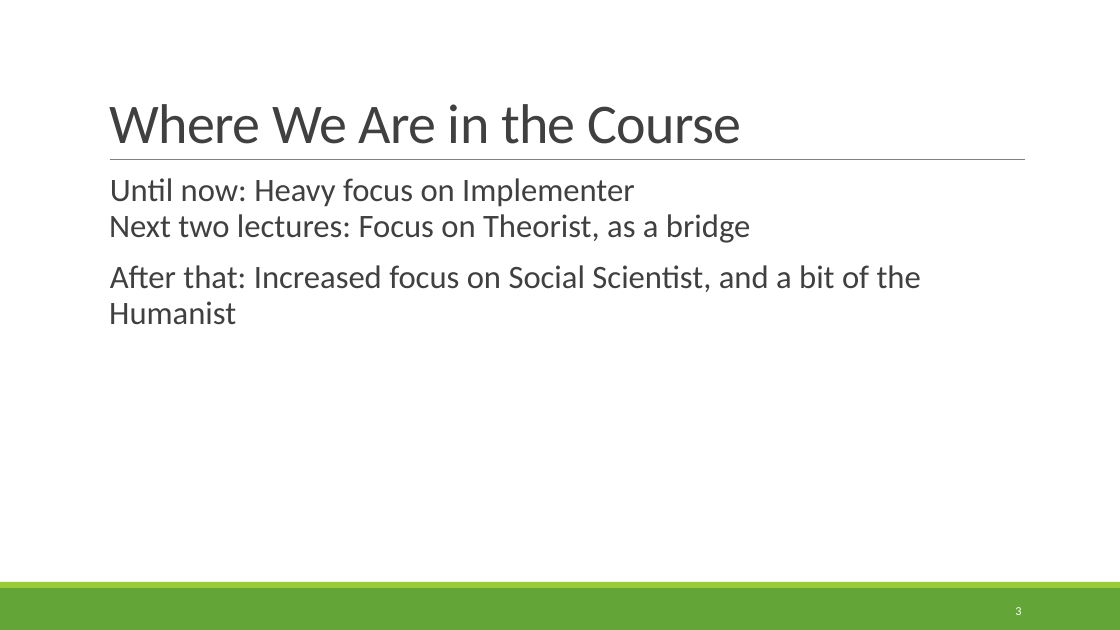
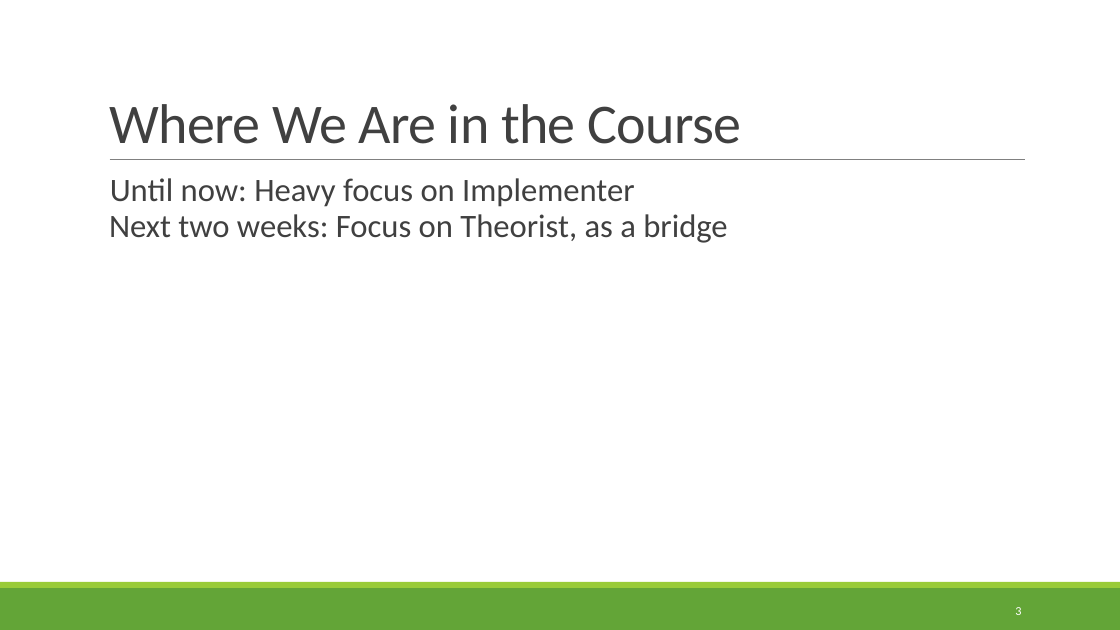
Before and after one commit to rbohrer/pl-course, a slide deck: slide 3 of LectureSlides/06OpSem.pptx. Drawn at 1120x630 pixels with LibreOffice and Linux fonts; fonts in the diff are those of the drawing. Boxes give left, top, right and bottom in pixels: in the first picture for what was removed or moved away, otherwise in the second. Text is boxed around its words. In the diff, an @@ line names an element or a change of style, - is before the commit and + after.

```diff
--- a/LectureSlides/06OpSem.pptx
+++ b/LectureSlides/06OpSem.pptx
@@ text at [109,178,727,243]: text changed @@
-  Until now: Heavy focus on Implementer
-  Next two lectures: Focus on Theorist, as a bridge
-  After that: Increased focus on Social Scientist, and a bit of the Humanist
+  Until now: Heavy focus on Implementer
+  Next two weeks: Focus on Theorist, as a bridge
```
Also in this commit, not shown: 2 other slides changed.
